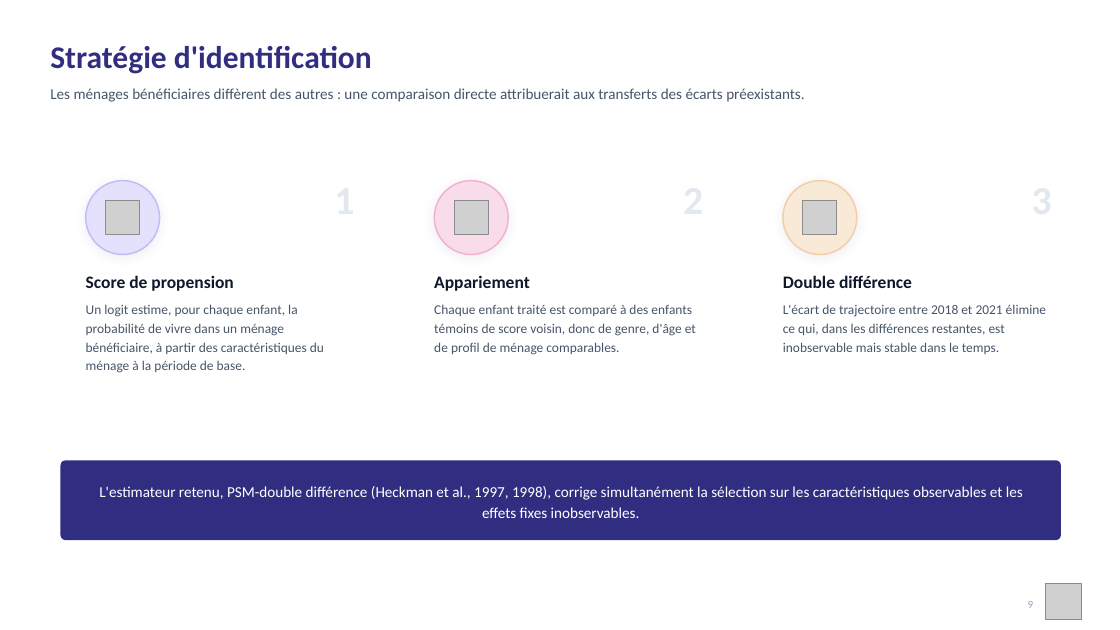
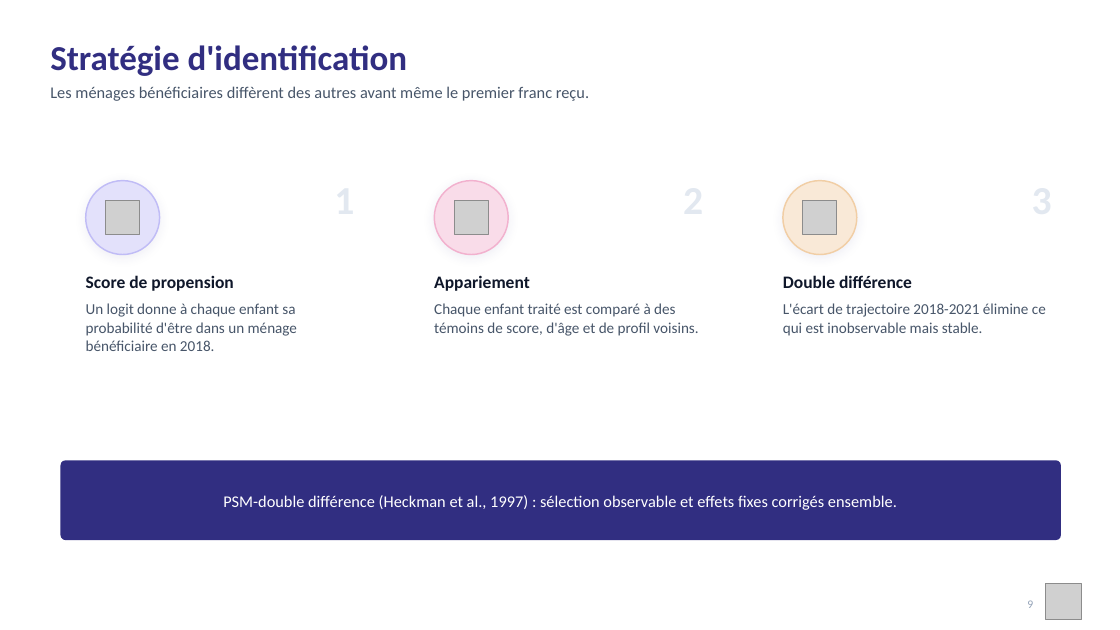
Before and after one commit to JODRAFF9/MEMOIRE, a slide deck: slide 9 of infographie/presentation_infographique.pptx. Drawn at 1120x630 pixels with LibreOffice and Linux fonts; fonts in the diff are those of the drawing; grey boxes stand for pictures. Boxes give left, top, right and bottom in pixels: in the first picture for what was removed or moved away, otherwise in the second. Text is boxed around its words. In the diff, an @@ line names an element or a change of style, - is before the commit and + after.

```diff
--- a/infographie/presentation_infographique.pptx
+++ b/infographie/presentation_infographique.pptx
@@ text "Stratégie d'identification" at (50, 45, 408, 76): size 27 to 30 pt @@
@@ text at (50, 86, 589, 101): text changed; size 13 to 14 pt @@
-Les ménages bénéficiaires diffèrent des autres : une comparaison directe attribuerait aux transferts des écarts préexistants.
+Les ménages bénéficiaires diffèrent des autres avant même le premier franc reçu.
@@ text at (86, 303, 297, 351): text changed; size 11.5 to 13 pt @@
-Un logit estime, pour chaque enfant, la probabilité de vivre dans un ménage bénéficiaire, à partir des caractéristiques du ménage à la période de base.
+Un logit donne à chaque enfant sa probabilité d'être dans un ménage bénéficiaire en 2018.
@@ text at (434, 303, 698, 336): text changed; size 11.5 to 13 pt @@
-Chaque enfant traité est comparé à des enfants témoins de score voisin, donc de genre, d'âge et de profil de ménage comparables.
+Chaque enfant traité est comparé à des témoins de score, d'âge et de profil voisins.
@@ text at (783, 303, 1046, 336): text changed; size 11.5 to 13 pt @@
-L'écart de trajectoire entre 2018 et 2021 élimine ce qui, dans les différences restantes, est inobservable mais stable dans le temps.
+L'écart de trajectoire 2018-2021 élimine ce qui est inobservable mais stable.
@@ text at (223, 495, 897, 510): text changed; size 13 to 14 pt @@
-L'estimateur retenu, PSM-double différence (Heckman et al., 1997, 1998), corrige simultanément la sélection sur les caractéristiques observables et les effets fixes inobservables.
+PSM-double différence (Heckman et al., 1997) : sélection observable et effets fixes corrigés ensemble.
```
Also in this commit, not shown: 20 other slides changed, 2 other files.
